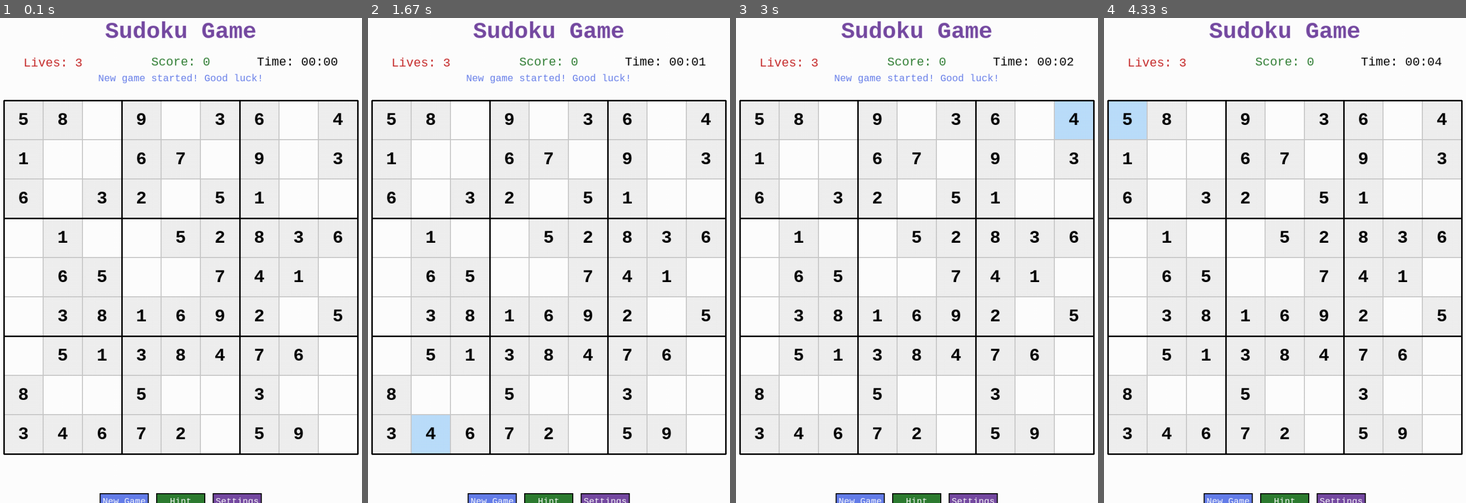
Above: before the commit, frames 1-4 (left to right).
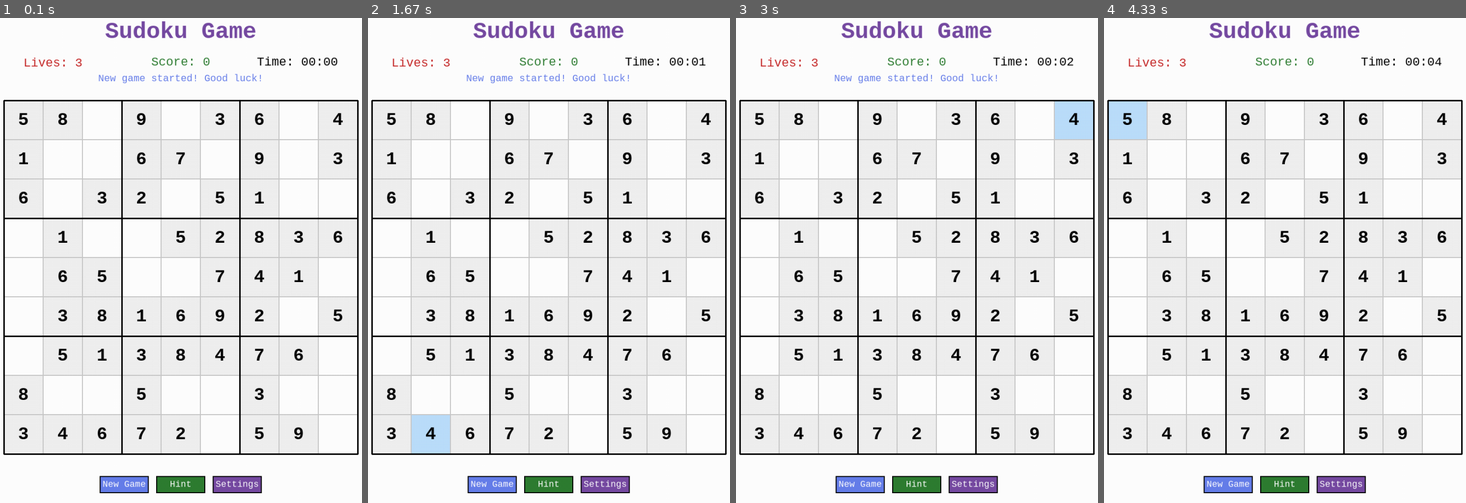
Above: after the commit, the same moments.

Repository: dbdonaldson50/PyGame-Sudoku-Flood
Game: pygame game, started from sudoku_game.py
The game is run twice, just before and just after one commit, with the same random seed, the same clock (stepped at 60 frames per second) and the same inputs.
Inputs:
- Up to frame 1 (0.1 s): no input
- Up to frame 2 (1.67 s): hold Right 0.33-0.8 s; hold Up 0.83-1.13 s; hold Right 1.17-1.63 s
- Up to frame 3 (3 s): hold Left 1.67-2.2 s; hold Down 2.23-2.53 s; hold Left 2.57-2.97 s
- Up to frame 4 (4.33 s): hold Up 3-3.37 s; hold Right 3.4-4.03 s; hold Down from 4.07 s (still down)

The runs differ from the first frame. In frame 1, 2.3% of the frame differs, in the area x 27-73%, y 94-100%; in frame 2, 2.3%; in frame 3, 2.3%; in frame 4, 2.3%.

Commit message:
Fix button positioning: use fixed positions to keep all buttons within window bounds

Diff:
--- a/sudoku_game.py
+++ b/sudoku_game.py
@@ -131,8 +131,9 @@
         """Create UI buttons"""
         self.buttons = {}
 
-        # Control buttons
-        button_y = self.BOARD_Y + self.BOARD_SIZE + 80
+        # Control buttons - fixed position at bottom (below max board size)
+        # Max board: BOARD_Y (180) + max BOARD_SIZE (720) = 900
+        button_y = 945  # Fixed position to stay within 1000px window
         button_width = 100
         button_height = 35
         spacing = 15
@@ -145,8 +146,8 @@
         self.buttons['settings'] = pygame.Rect(start_x + (button_width + spacing) * 2, button_y,
                                        button_width, button_height)
 
-        # Cell confirm/clear buttons (for 16x16 and 25x25)
-        confirm_y = self.BOARD_Y + self.BOARD_SIZE + 20
+        # Cell confirm/clear buttons (for 16x16 and 25x25) - fixed position
+        confirm_y = 905  # 5px below max board
         self.buttons['confirm'] = pygame.Rect((self.WINDOW_WIDTH - 180) // 2, confirm_y, 85, 35)
         self.buttons['clear_cell'] = pygame.Rect((self.WINDOW_WIDTH + 10) // 2, confirm_y, 85, 35)
 
@@ -217,9 +218,6 @@
             self.BOARD_SIZE = 700  # 700/25 = 28px per cell
 
         self.BOARD_X = (self.WINDOW_WIDTH - self.BOARD_SIZE) // 2
-
-        # Update button positions based on new board size
-        self.create_buttons()
 
         # Update cell font
         self.update_cell_font()
